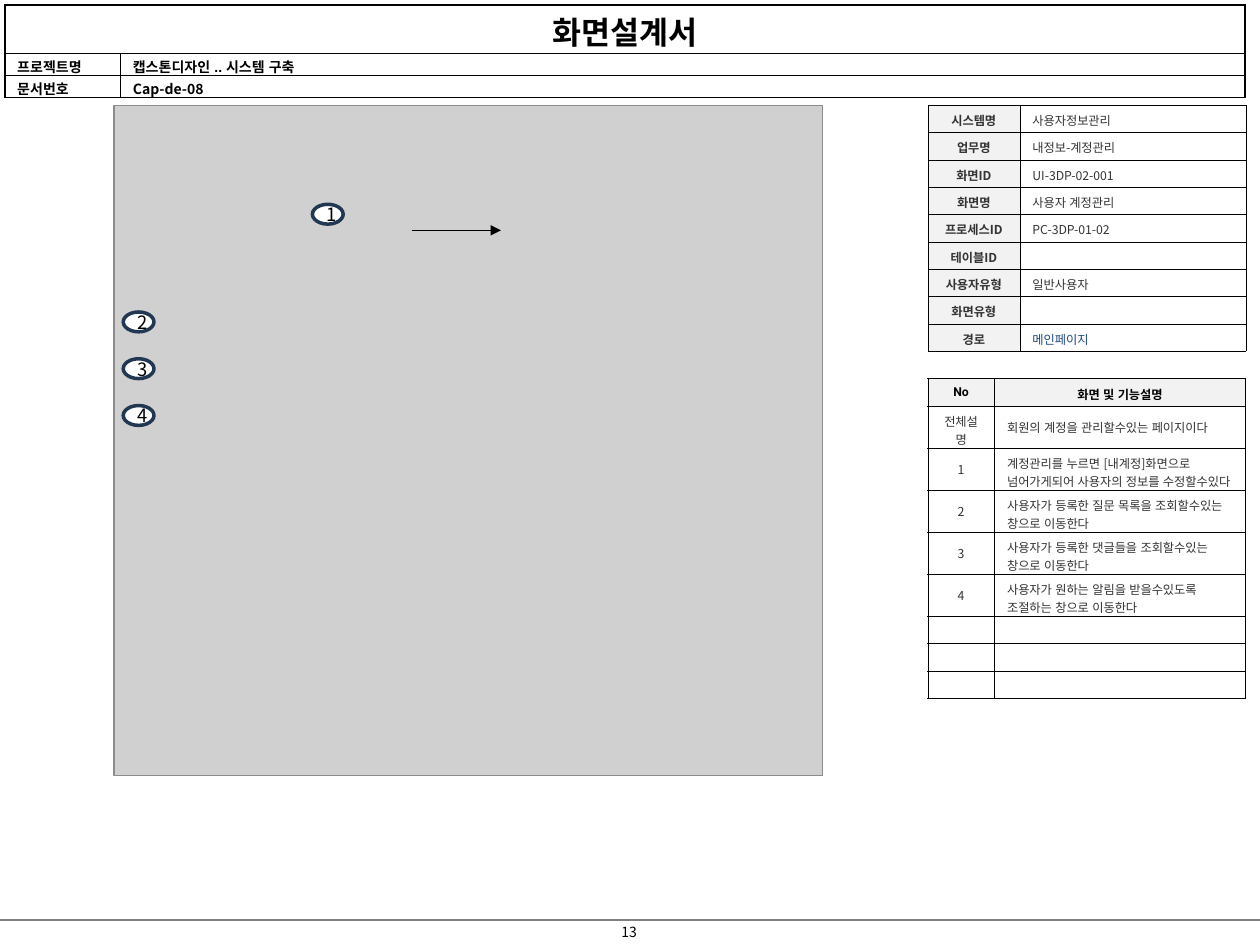
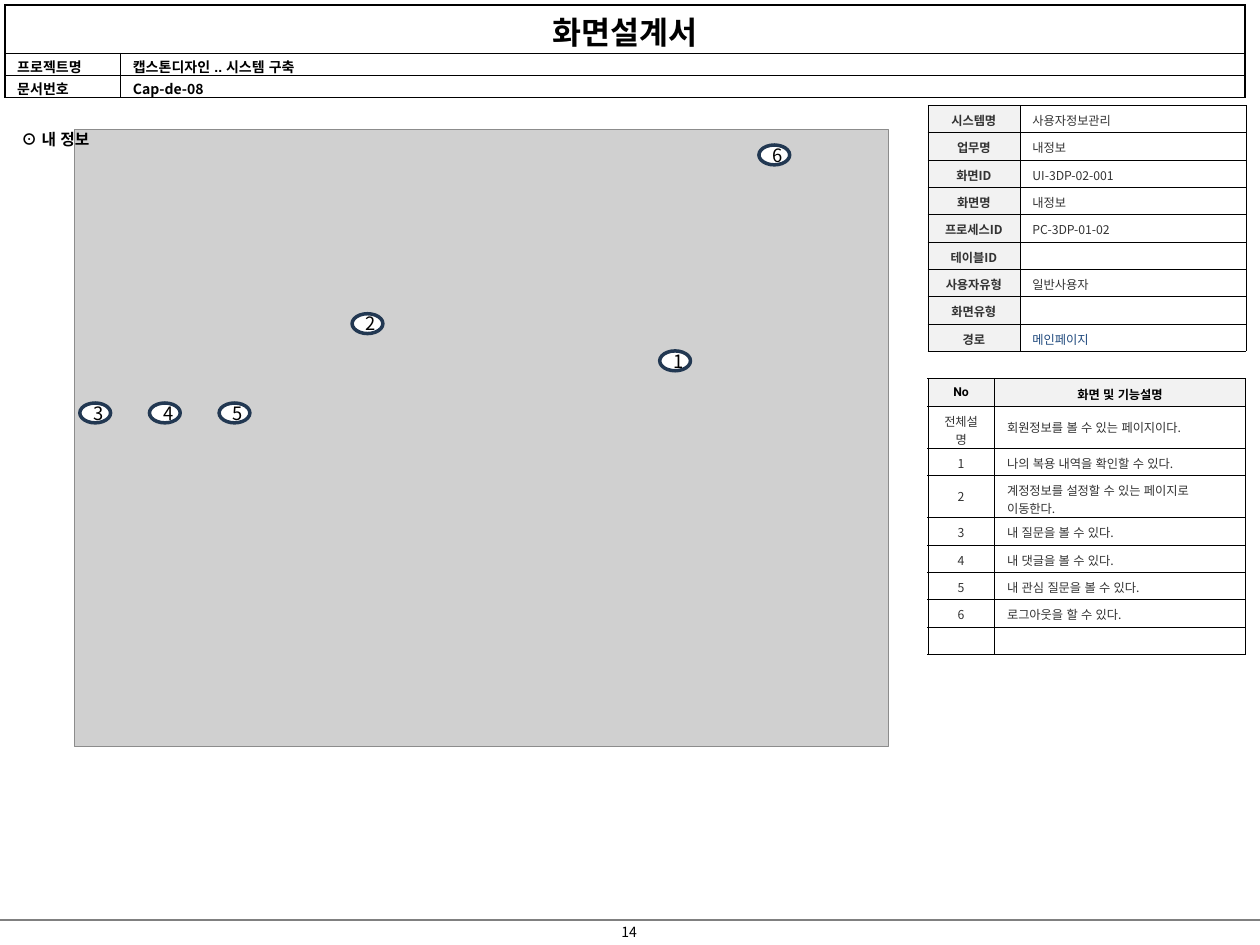
Before and after one commit to jiyong706/debug, a slide deck: slide 14 of debug 산출물/화면 설계서/2024_05_22화면설계서-V0.1.2.pptx (slide 13 before the commit). Drawn at 1260x945 pixels with LibreOffice and Linux fonts; fonts in the diff are those of the drawing; grey boxes stand for pictures. Boxes give left, top, right and bottom in pixels: in the first picture for what was removed or moved away, otherwise in the second. Text is boxed around its words. In the diff, an @@ line names an element or a change of style, - is before the commit and + after.

```diff
--- a/debug 산출물/화면 설계서/2024_05_22화면설계서-V0.1.2.pptx
+++ b/debug 산출물/화면 설계서/2024_05_22화면설계서-V0.1.2.pptx
@@ table at (927,106,1246,352) @@
-row 2, column 2: 내정보-계정관리
+row 2, column 2: 내정보
-row 4, column 2: 사용자 계정관리
+row 4, column 2: 내정보
@@ text added at (42,129,89,150), 9 pt, text #000000, bold @@
+⊙ 내 정보
@@ picture: place and size @@
-picture at (115,106,823,776)
+picture at (74,130,888,747)
@@ ellipse added at (759,145,789,165), fill #FFFFFF, outline #233953 2 pt, 10.5 pt, text #000000 @@
+6
@@ arrow removed from (412, 231) to (501, 231) @@
@@ ellipse "2": place and size @@
-ellipse "2" at (123,312,154,333)
+ellipse "2" at (353,314,383,334)
@@ ellipse "1": place and size @@
-ellipse "1" at (312,204,343,224)
+ellipse "1" at (660,352,690,372)
@@ table at (927,379,1245,654) @@
-row 2: 전체설명 | 회원의 계정을 관리할수있는 페이지이다
-row 3: 1 | 계정관리를 누르면 [내계정]화면으로 넘어가게되어 사용자의 정보를 수정할수있다
-row 4: 2 | 사용자가 등록한 질문 목록을 조회할수있는 창으로 이동한다
-row 5: 3 | 사용자가 등록한 댓글들을 조회할수있는 창으로 이동한다
-row 6: 4 | 사용자가 원하는 알림을 받을수있도록 조절하는 창으로 이동한다
+row 2: 전체설명 | 회원정보를 볼 수 있는 페이지이다.
+row 3: 1 | 나의 복용 내역을 확인할 수 있다.
+row 4: 2 | 계정정보를 설정할 수 있는 페이지로 이동한다.
+row 5: 3 | 내 질문을 볼 수 있다.
+row 6: 4 | 내 댓글을 볼 수 있다.
+row 7: 5 | 내 관심 질문을 볼 수 있다.
+row 8: 6 | 로그아웃을 할 수 있다.
-row 8:  | 
-row 9:  | 
@@ ellipse "3": place and size @@
-ellipse "3" at (123,359,154,379)
+ellipse "3" at (79,403,110,423)
@@ ellipse "4": place and size @@
-ellipse "4" at (123,406,154,426)
+ellipse "4" at (150,403,180,423)
@@ ellipse added at (219,403,249,423), fill #FFFFFF, outline #233953 2 pt, 10.5 pt, text #000000 @@
+5
@@ page number at (621,926,637,937): text changed @@
-13
+14
```
Also in this commit, not shown: 16 other slides changed, 2 slides added, 2 slides removed.
